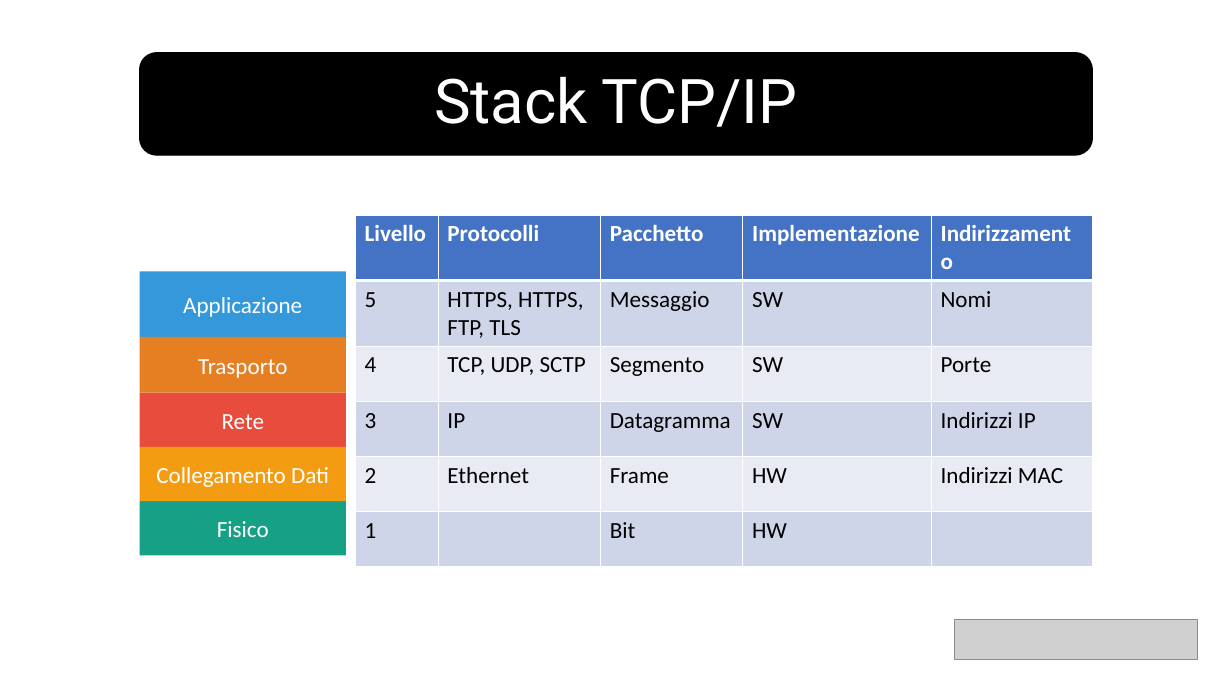
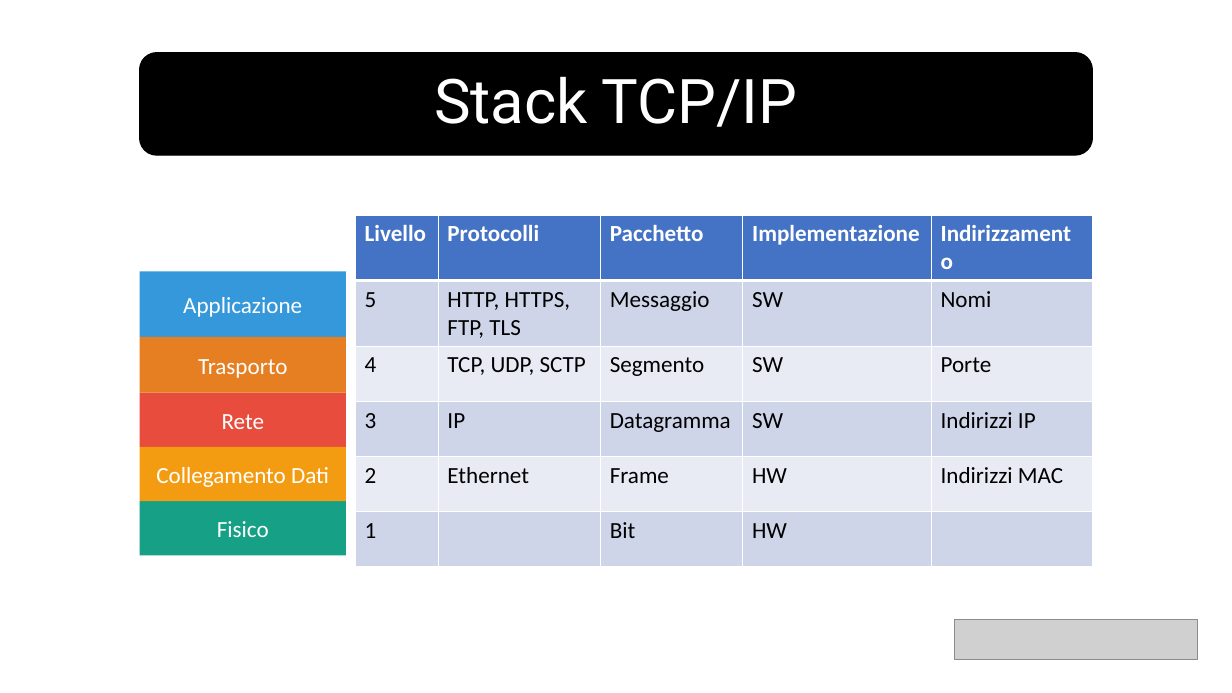
Before and after one commit to v-research/edu, a slide deck: slide 4 of network_introduction_2022/material/isoosi_tcpip_1.pptx. Drawn at 1232x693 pixels with LibreOffice and Linux fonts; fonts in the diff are those of the drawing; grey boxes stand for pictures. Boxes give left, top, right and bottom in pixels: in the first picture for what was removed or moved away, otherwise in the second. Text is boxed around its words. In the diff, an @@ line names an element or a change of style, - is before the commit and + after.

```diff
--- a/network_introduction_2022/material/isoosi_tcpip_1.pptx
+++ b/network_introduction_2022/material/isoosi_tcpip_1.pptx
@@ table at box(356, 215, 1093, 555) @@
-row 2, column 2: HTTPS, HTTPS, FTP, TLS
+row 2, column 2: HTTP, HTTPS, FTP, TLS
```
Also in this commit, not shown: 2 other slides changed, 5 other files.
